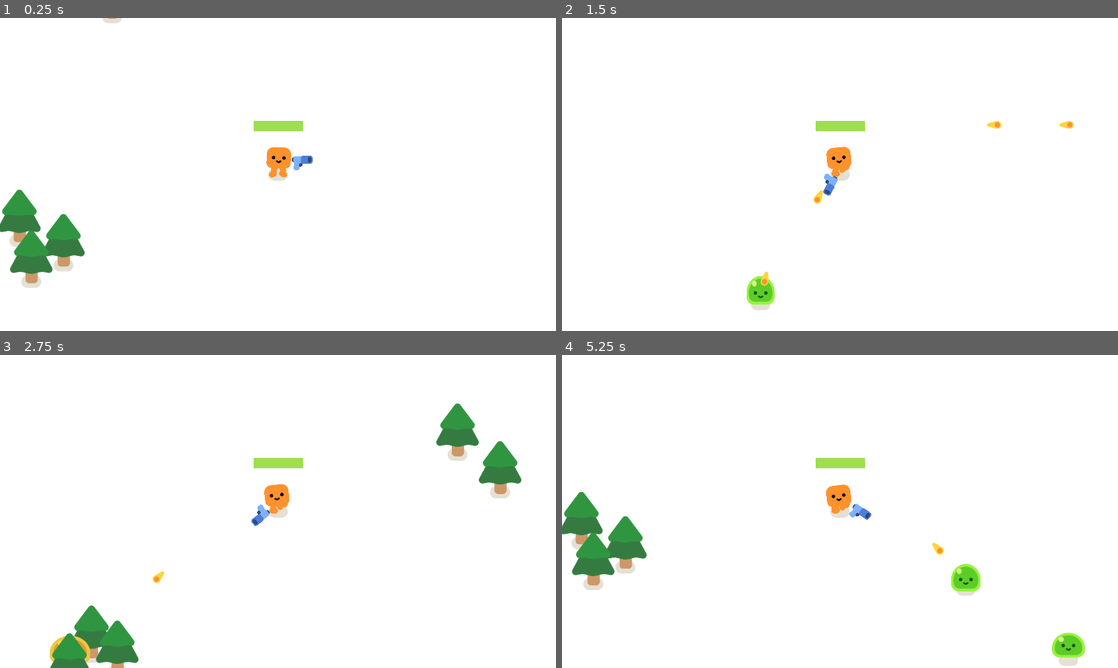
Above: before the commit, frames 1-4 (two rows, left to right).
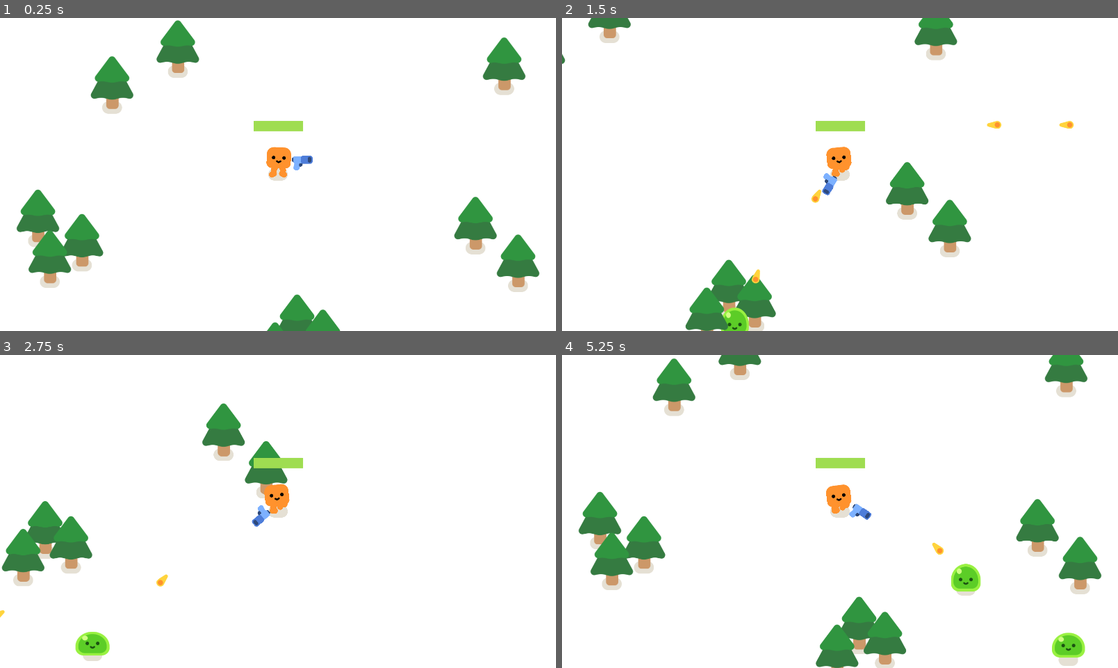
Above: after the commit, the same moments.

Repository: gdquest-demos/getting-started-with-godot-4
Game: Godot game, scene res://survivors_game.tscn
Same seed, same stepped clock (60 frames per second), same inputs: the game is played once before the commit and once after it.
Inputs:
- Up to frame 1 (0.25 s): no input
- Up to frame 2 (1.5 s): tap Enter at 0.5 s; hold D (move_right) 0.53-1.28 s; hold S (move_back) from 1.28 s (still down)
- Up to frame 3 (2.75 s): release S (move_back) at 2.03 s; hold D (move_right) from 2.03 s (still down)
- Up to frame 4 (5.25 s): release D (move_right) at 2.78 s; hold W (move_forward) 2.78-3.53 s; hold A (move_left) 3.53-5.03 s; hold S (move_back) from 5.03 s (still down)

The runs differ from the first frame. In frame 1, 7.8% of the frame differs, in the area x 0-97%, y 0-100%; in frame 2, 5.3%; in frame 3, 7.6%; in frame 4, 8.6%.

Commit message:
update start scene

Diff:
--- a/2d-project-completed/project.godot
+++ b/2d-project-completed/project.godot
@@ -76,7 +76,7 @@
 
 config/name="Your First 2D Game With Godot 4 (GDQuest)"
 run/main_scene="res://survivors_game.tscn"
-config/features=PackedStringArray("4.0", "Forward Plus")
+config/features=PackedStringArray("4.1", "Forward Plus")
 config/icon="res://icon.svg"
 
 [display]
--- a/2d-project-completed/survivors_game.tscn
+++ b/2d-project-completed/survivors_game.tscn
@@ -68,34 +68,37 @@
 grow_vertical = 2
 
 [node name="PineTree" parent="." instance=ExtResource("3_6h7ij")]
-position = Vector2(226, 951)
+position = Vector2(66, 591)
 
 [node name="PineTree2" parent="." instance=ExtResource("3_6h7ij")]
-position = Vector2(315, 1003)
+position = Vector2(155, 643)
 
 [node name="PineTree3" parent="." instance=ExtResource("3_6h7ij")]
-position = Vector2(150, 1047)
+position = Vector2(-9.99997, 687)
 
 [node name="PineTree4" parent="." instance=ExtResource("3_6h7ij")]
-position = Vector2(1490, 254)
+position = Vector2(682, 254)
 
 [node name="PineTree5" parent="." instance=ExtResource("3_6h7ij")]
-position = Vector2(1637, 384)
+position = Vector2(829, 384)
+
+[node name="PineTree11" parent="." instance=ExtResource("3_6h7ij")]
+position = Vector2(781, -296)
 
 [node name="PineTree6" parent="." instance=ExtResource("3_6h7ij")]
-position = Vector2(-741, 313)
+position = Vector2(-677, 313)
 
 [node name="PineTree7" parent="." instance=ExtResource("3_6h7ij")]
-position = Vector2(-852, 370)
+position = Vector2(-788, 370)
 
 [node name="PineTree8" parent="." instance=ExtResource("3_6h7ij")]
-position = Vector2(-893, 229)
+position = Vector2(-829, 229)
 
 [node name="PineTree9" parent="." instance=ExtResource("3_6h7ij")]
-position = Vector2(-346, -667)
+position = Vector2(-346, -355)
 
 [node name="PineTree10" parent="." instance=ExtResource("3_6h7ij")]
-position = Vector2(-573, -543)
+position = Vector2(-573, -231)
 
 [connection signal="timeout" from="Timer" to="." method="_on_timer_timeout"]
 [connection signal="health_depleted" from="Player" to="." method="_on_player_health_depleted"]
